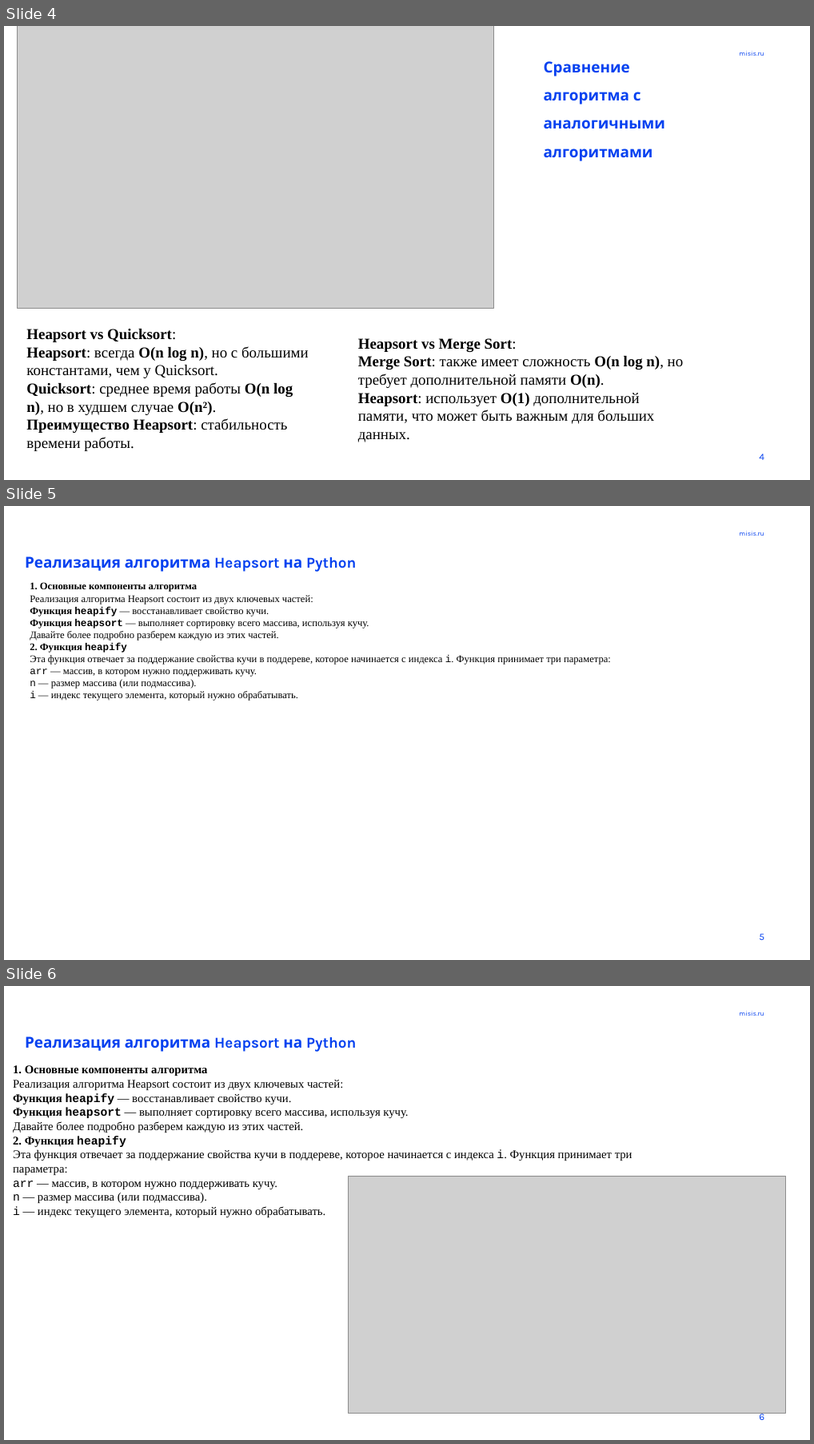
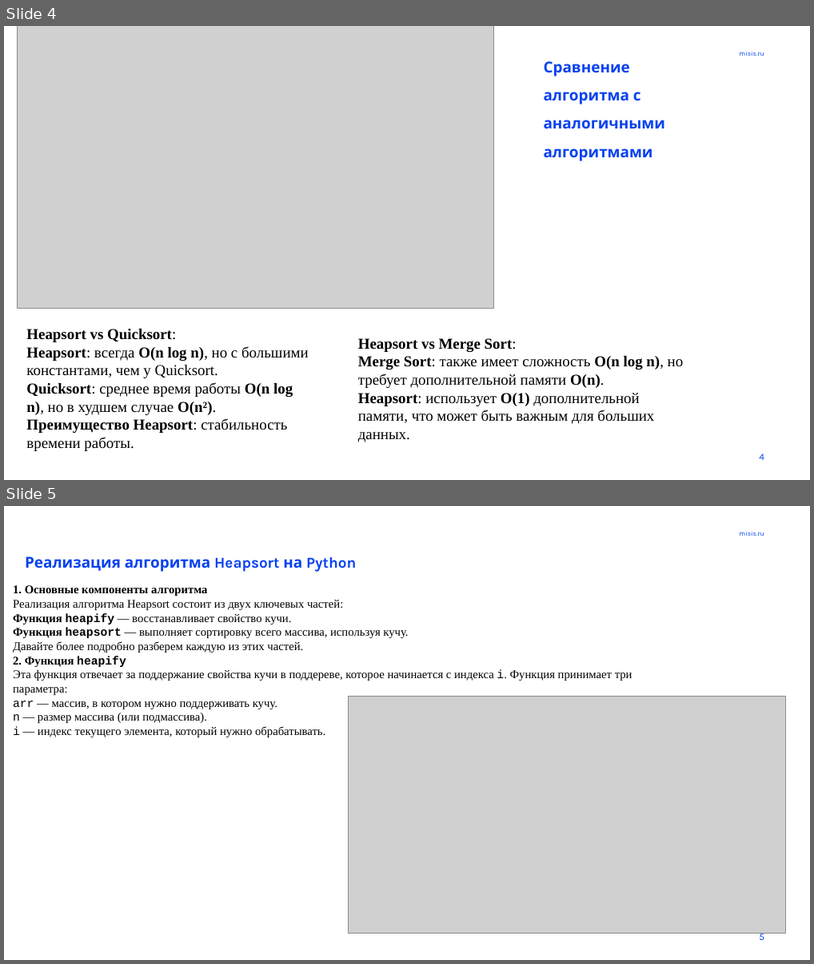
Before and after one commit to sadpablik/heapsort, a slide deck: MISIS_BorisenkoPD_4_3_1.pptx. Shown one above the other, each under a label of ours: slides 4, 5 and 6 before the commit, slides 4 and 5 after it. The pictures are 814x1444 and 814x964 pixels, drawn with LibreOffice and Linux fonts; fonts in the diff are those of the drawing; grey boxes stand for pictures; background and template pictures are left out. Boxes give left, top, right and bottom in pixels: in the first picture for what was removed or moved away, otherwise in the second. Text is boxed around its words. In the diff, an @@ line names an element or a change of style, - is before the commit and + after.

Commit message:
adding pres

```diff
--- a/MISIS_BorisenkoPD_4_3_1.pptx
+++ b/MISIS_BorisenkoPD_4_3_1.pptx
@@ slide 5 removed at bbox=[4, 506, 810, 960], background #FFFFFF; not listed: 1 template element that a slide beside it also shows @@
@@ title removed at bbox=[25, 556, 356, 572] @@
-Реализация алгоритма Heapsort на Python
@@ text removed at bbox=[30, 582, 611, 700] @@
-1. Основные компоненты алгоритма
-Реализация алгоритма Heapsort состоит из двух ключевых частей:
-Функция heapify — восстанавливает свойство кучи.
-Функция heapsort — выполняет сортировку всего массива, используя кучу.
-Давайте более подробно разберем каждую из этих частей.
-2. Функция heapify
-Эта функция отвечает за поддержание свойства кучи в поддереве, которое начинается с индекса i. Функция принимает три параметра:
-arr — массив, в котором нужно поддерживать кучу.
-n — размер массива (или подмассива).
-i — индекс текущего элемента, который нужно обрабатывать.
@@ page number removed at bbox=[759, 933, 765, 940] @@
-5
@@ what was slide 6 is now slide 5 @@
@@ page number at bbox=[759, 931, 765, 940]: text changed @@
-6
+5
```
